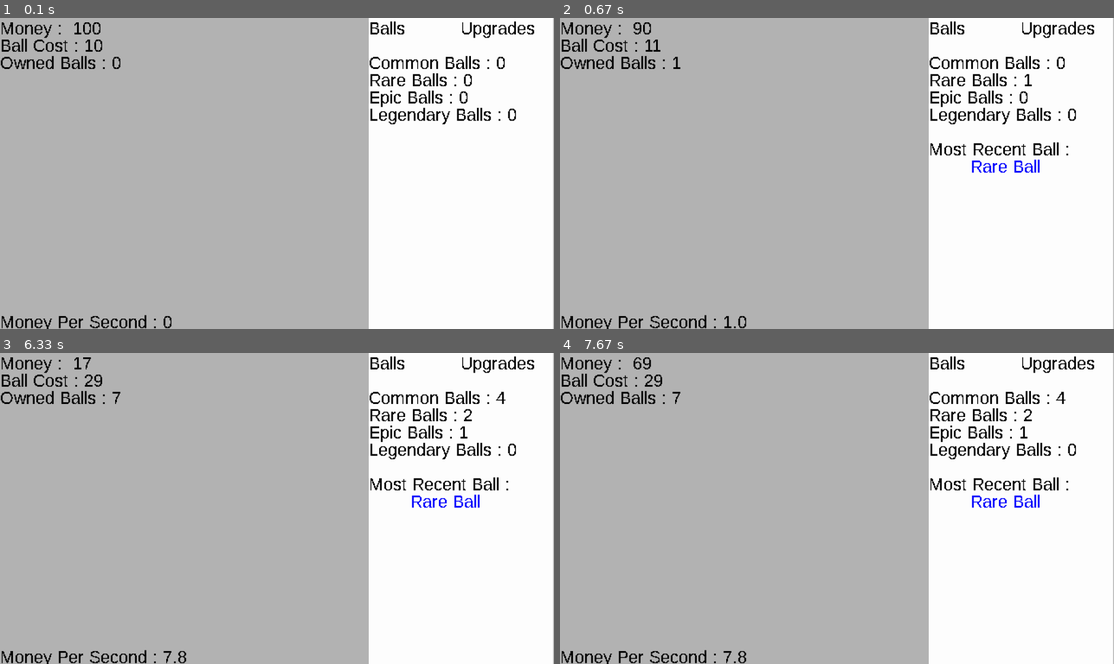
Above: before the commit, frames 1-4 (two rows, left to right).
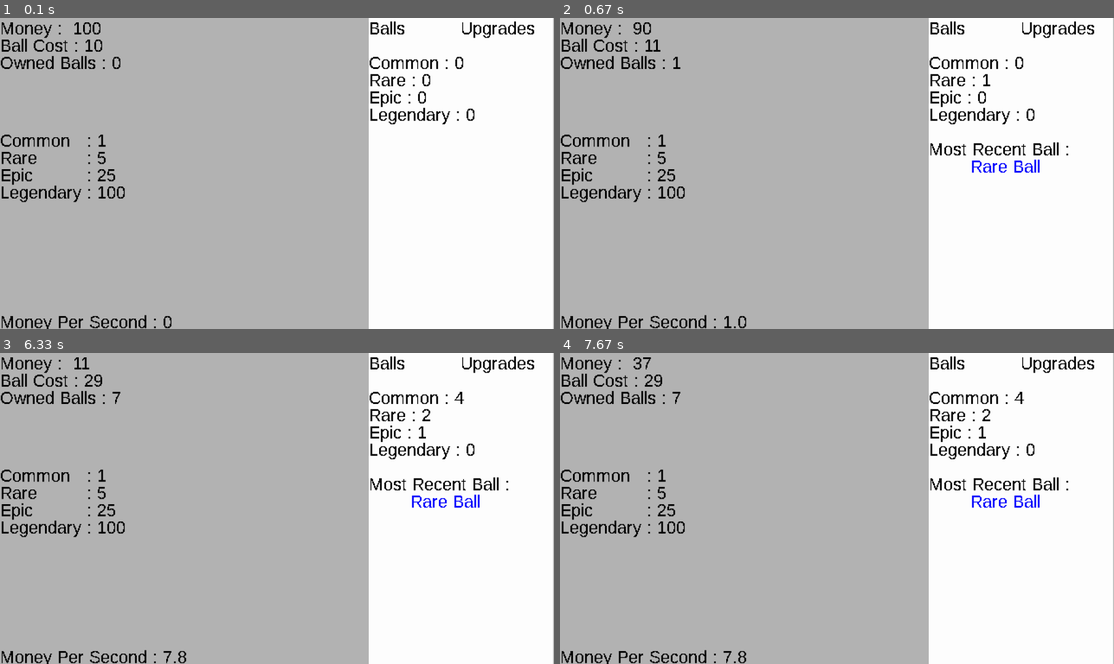
Above: after the commit, the same moments.

Repository: LZX1000/College-I
Game: pygame game, started from Incremental_Incremental.py
Two runs of this game, one before a commit and one after it. Both use one fixed random seed, a clock stepped at 60 frames per second and the inputs below.
Inputs (mouse positions are in pixels of both pictures, inside the frame that each line leads up to):
- Up to frame 1 (0.1 s): no input
- Up to frame 2 (0.67 s): tap Enter at 0.33 s
- Up to frame 3 (6.33 s): click (144, 511) at 0.72 s; tap Enter at 1, 1.4, 1.7, 3.23, 3.57, 3.87 s; click (77, 499) at 1.88 s; click (277, 545) at 2.22 s; click (421, 558) at 2.55 s; click (421, 480) at 2.88 s; click (144, 564) at 4.62 s; click (426, 542) at 5.28 s
- Up to frame 4 (7.67 s): no input

The runs differ from the first frame. In frame 1, 1.7% of the frame differs, in the area x 0-94%, y 12-60%; in frame 2, 1.7%; in frame 3, 1.7%; in frame 4, 1.7%, in the area x 0-94%, y 1-60%.

Commit message:
Upgrades mostly work, need to add player class

Diff:
--- a/Incremental_Incremental.py
+++ b/Incremental_Incremental.py
@@ -5,25 +5,26 @@
 from typing import List, Tuple
 
 def main():
+    # Add player class to store all player data to be accessed in upgrade
     class Ball:
         def __init__(self) -> None:
             rarity = random.randint(1, 100)
             if rarity <= 75:
                 self.rarity = "Common"
                 self.color = (0, 0, 0)
-                self.money_value = 1
+                self.money_value = common_ball_value
             elif rarity <= 95:
                 self.rarity = "Rare"
                 self.color = (0, 0, 255)
-                self.money_value = 5
+                self.money_value = rare_ball_value
             elif rarity <= 99:
                 self.rarity = "Epic"
                 self.color = (255, 0, 255)
-                self.money_value = 25
+                self.money_value = epic_ball_value
             else:
                 self.rarity = "Legendary"
                 self.color = (255, 0, 0)
-                self.money_value = 100
+                self.money_value = legendary_ball_value
 
             self.time = time.monotonic()
 
@@ -136,6 +137,9 @@
             cost: int | None = 0,
             max_level: int | None = 999,
             description: str | None = "",
+            offset: List[Tuple[int, int]] |
+                    Tuple[int, int] |
+                    None = [(0, 0)],
             level: int | None = 0
         ) -> None:
             self.name = name
@@ -144,15 +148,28 @@
             self.level = level
             self.max_level = max_level
             self.description = description
+            self.offset = offset + [((internal_width / 3) * 2, 0)]
             self.button = Button(
                 surface,
-                [f"{self.name} :", f"   {self.cost} {self.type}"],
-                offset=[((internal_width / 3) * 2, 0), (0, 40)],
+                [f"lv {self.level} - {self.name} :", f"        {self.cost} {self.type}"],
+                offset=self.offset,
                 debug_color=(255, 255, 0)
             )
 
-            # available_upgrade_name_text_surface = font.render(f"{upgrade.name} :", False, (0, 0, 0))
-            # available_upgrade_price_text_surface = font.render(f"   {upgrade.cost} {upgrade.type}", False, (0, 0, 0))
+        def check(self, surface: pygame.Surface, player_money: int) -> bool:
+            if self.type == "money":
+                if player_money >= self.cost:
+                    player_money -= self.cost
+                    self.level += 1
+                    self.cost += 10
+                    self.button = Button(
+                        surface,
+                        [f"lv {self.level} - {self.name} :", f"        {self.cost} {self.type}"],
+                        offset=self.offset,
+                        debug_color=(255, 255, 0)
+                    )
+
+                    return True
 
     # Initialize
     pygame.init()
@@ -204,8 +221,16 @@
     ]
     '''************************************************************************'''
 
-    for upgrade in raw_upgrades:
-        all_upgrades.append(Upgrade(menu_surface, upgrade[0], upgrade[1], upgrade[2], upgrade[3], upgrade[4]))
+    for i, upgrade in enumerate(raw_upgrades):
+        all_upgrades.append(Upgrade(
+                menu_surface,
+                upgrade[0],
+                upgrade[1],
+                upgrade[2],
+                upgrade[3],
+                upgrade[4],
+                offset=[(0, i * 50 + 40)]
+            ))
 
     while running:
         # Reset
@@ -218,9 +243,13 @@
             combined_balls = []
             available_upgrades = all_upgrades
             legendary_ball_count = 0
+            legendary_ball_value = 100
             epic_ball_count = 0
+            epic_ball_value = 25
             rare_ball_count = 0
+            rare_ball_value = 5
             common_ball_count = 0
+            common_ball_value = 1
             money_per_second = 0
             new = False
 
@@ -238,11 +267,26 @@
             # Handle mouse clicks
             if event.type == pygame.MOUSEBUTTONDOWN:
                 if event.button == 1:
+                    other_clicked = False
                     if balls_menu_button.rect.collidepoint(mouse_pos):
+                        other_clicked = True
                         menu_type = "Balls"
                     elif upgrades_menu_button.rect.collidepoint(mouse_pos):
+                        other_clicked = True
                         menu_type = "Upgrades"
-                    else:
+                    elif menu_type == "Upgrades":
+                        for upgrade in available_upgrades:
+                            if upgrade.button.rect.collidepoint(mouse_pos):
+                                other_clicked = True
+                                if upgrade.check(internal_surface, player_money):
+                                    if upgrade.name == "Money Per Click":
+                                        player_money_per_click += 1
+                                    elif upgrade.name == "Ball Value":
+                                        common_ball_value += 1
+                                    break
+                    elif menu_type == "Balls":
+                        pass
+                    if not other_clicked:
                         player_money += player_money_per_click
                 elif event.button == 3:
                     if menu_type == "Upgrades":
@@ -321,7 +365,8 @@
                             balls.remove(ball)
                             combined_balls.append(new_ball)
                             break
-                    balls.append(new_ball)
+                    break
+                balls.append(new_ball)
                 unresolved_balls.pop(0)
 
                 money_per_second += money_per_second_add / 5
@@ -338,12 +383,20 @@
         ball_cost_text_surface = font.render(f"Ball Cost : {new_ball_cost}", False, (0, 0, 0))
         owned_balls_text_surface = font.render(f"Owned Balls : {len(balls)}", False, (0, 0, 0))
         money_per_second_surface = font.render(f"Money Per Second : {round(money_per_second, 2)}", False, (0, 0, 0))
+        common_ball_surface = font.render(f"Common", False, (0, 0, 0))
+        common_ball_value_surface = font.render(f": {common_ball_value}", False, (0, 0, 0))
+        rare_ball_surface = font.render(f"Rare", False, (0, 0, 0))
+        rare_ball_value_surface = font.render(f": {rare_ball_value}", False, (0, 0, 0))
+        epic_ball_surface = font.render(f"Epic", False, (0, 0, 0))
+        epic_ball_value_surface = font.render(f": {epic_ball_value}", False, (0, 0, 0))
+        legendary_ball_surface = font.render(f"Legendary", False, (0, 0, 0))
+        legendary_ball_value_surface = font.render(f": {legendary_ball_value}", False, (0, 0, 0))
         # Balls Menu
         if menu_type == "Balls":
-            common_ball_count_text_surface = font.render(f"Common Balls : {common_ball_count}", False, (0, 0, 0))
-            rare_ball_count_text_surface = font.render(f"Rare Balls : {rare_ball_count}", False, (0, 0, 0))
-            epic_ball_count_text_surface = font.render(f"Epic Balls : {epic_ball_count}", False, (0, 0, 0))
-            legendary_ball_count_text_surface = font.render(f"Legendary Balls : {legendary_ball_count}", False, (0, 0, 0))
+            common_ball_count_text_surface = font.render(f"Common : {common_ball_count}", False, (0, 0, 0))
+            rare_ball_count_text_surface = font.render(f"Rare : {rare_ball_count}", False, (0, 0, 0))
+            epic_ball_count_text_surface = font.render(f"Epic : {epic_ball_count}", False, (0, 0, 0))
+            legendary_ball_count_text_surface = font.render(f"Legendary : {legendary_ball_count}", False, (0, 0, 0))
             if len(balls) > 0:
                 most_recent_ball_text_surface1 = font.render(f"Most Recent Ball :", False, (0, 0, 0))
                 most_recent_ball_text_surface2 = font.render(f"        {recent_ball_rarity} Ball", False, (recent_ball_color))
@@ -360,7 +413,7 @@
             # # Blit to Upgrades Menu
             menu_surface.fill((255, 255, 255)) # Sub-background
             for i, upgrade in enumerate(available_upgrades):
-                upgrade.button.update(menu_surface, (0, i * 40 + 40))
+                upgrade.button.update(menu_surface, (0, i * 50 + 40))
         balls_menu_button.update(menu_surface, (0, 0))
         upgrades_menu_button.update(menu_surface, (menu_surface.get_width() / 2, 0))
         # Blit to internal_surface
@@ -369,6 +422,14 @@
         internal_surface.blit(money_text_surface, (0, 0))
         internal_surface.blit(ball_cost_text_surface, (0, 20))
         internal_surface.blit(owned_balls_text_surface, (0, 40))
+        internal_surface.blit(common_ball_surface, (0, 130))
+        internal_surface.blit(common_ball_value_surface, (100, 130))
+        internal_surface.blit(rare_ball_surface, (0, 150))
+        internal_surface.blit(rare_ball_value_surface, (100, 150))
+        internal_surface.blit(epic_ball_surface, (0, 170))
+        internal_surface.blit(epic_ball_value_surface, (100, 170))
+        internal_surface.blit(legendary_ball_surface, (0, 190))
+        internal_surface.blit(legendary_ball_value_surface, (100, 190))
         internal_surface.blit(money_per_second_surface, (0, 340))
         # Debug
         if debug_mode:
@@ -376,8 +437,9 @@
             balls_menu_button.debug(internal_surface)
             upgrades_menu_button.debug(internal_surface)
             # Upgrades
-            for upgrade in available_upgrades:
-                upgrade.button.debug(internal_surface)
+            if menu_type == "Upgrades":
+                for upgrade in available_upgrades:
+                    upgrade.button.debug(internal_surface)
             # Mouse
             pygame.draw.circle(internal_surface, (0, 0, 0), mouse_pos, 2)
 
